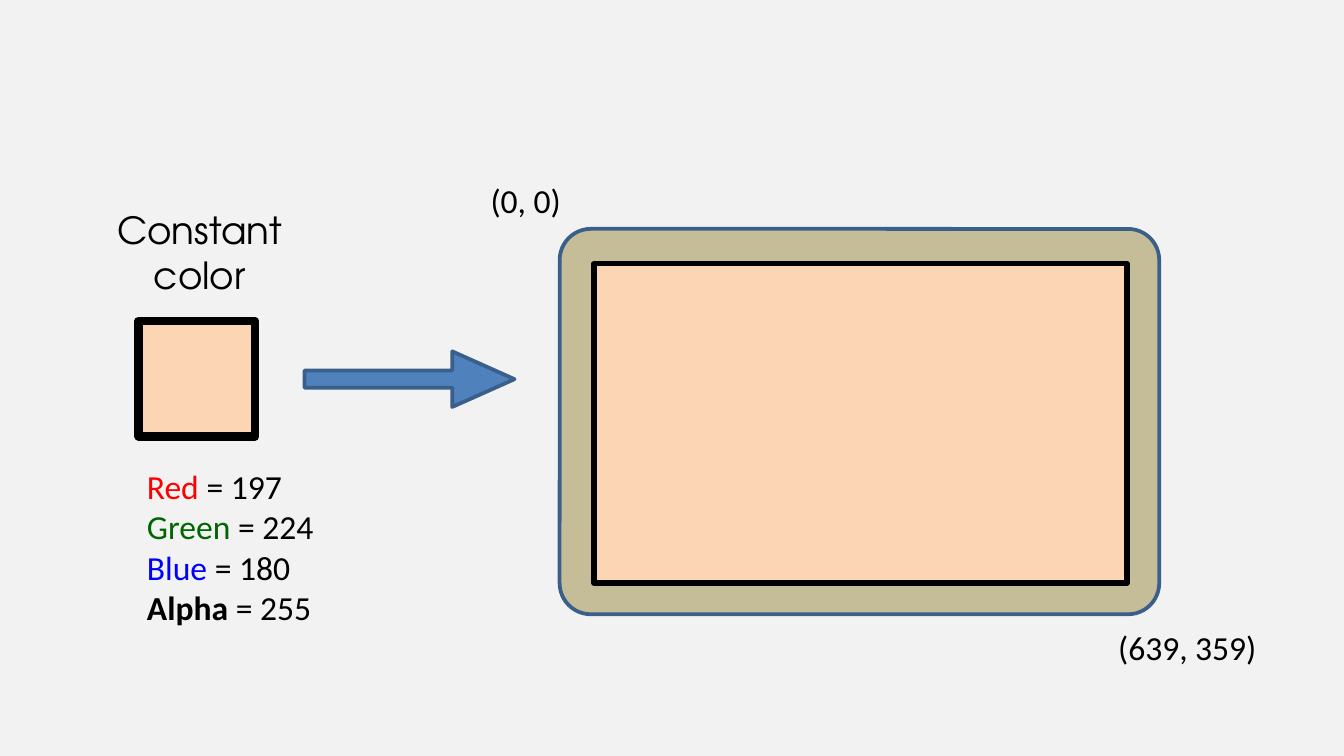
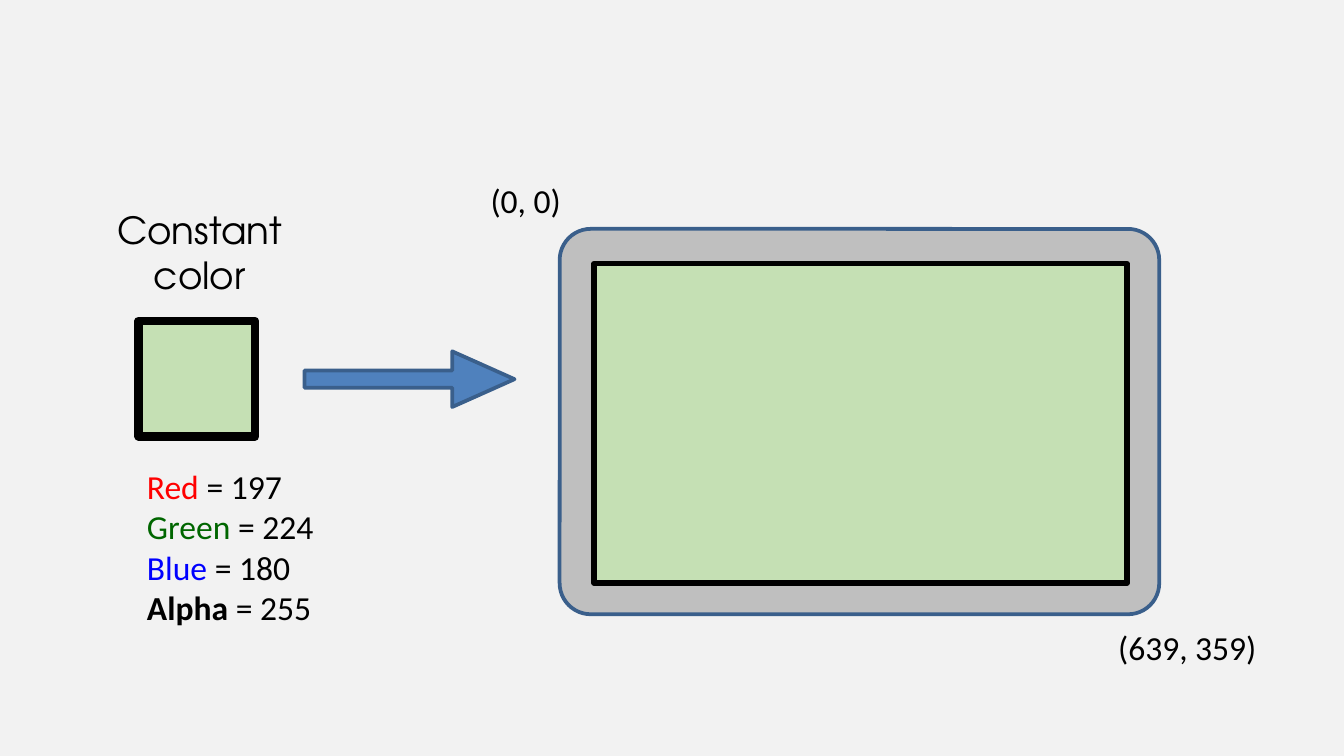
Before and after one commit to vircon32/Vircon32Documents, a slide deck: slide 6 of Specification/Editable source images/Images Spec Part 4 - GPU.pptx. Drawn at 1344x756 pixels with LibreOffice and Linux fonts; fonts in the diff are those of the drawing. Boxes give left, top, right and bottom in pixels: in the first picture for what was removed or moved away, otherwise in the second. Text is boxed around its words. In the diff, an @@ line names an element or a change of style, - is before the commit and + after.

Commit message:
Correct screen clear image

```diff
--- a/Specification/Editable source images/Images Spec Part 4 - GPU.pptx
+++ b/Specification/Editable source images/Images Spec Part 4 - GPU.pptx
@@ rounded rectangle at (559,228,1159,614): fill #C4BD97 to #BFBFBF @@
@@ rectangle at (594,263,1126,583): fill #FCD5B5 to #C5E0B4 @@
@@ rectangle at (138,321,255,437): fill #FCD5B5 to #C5E0B4 @@
```
